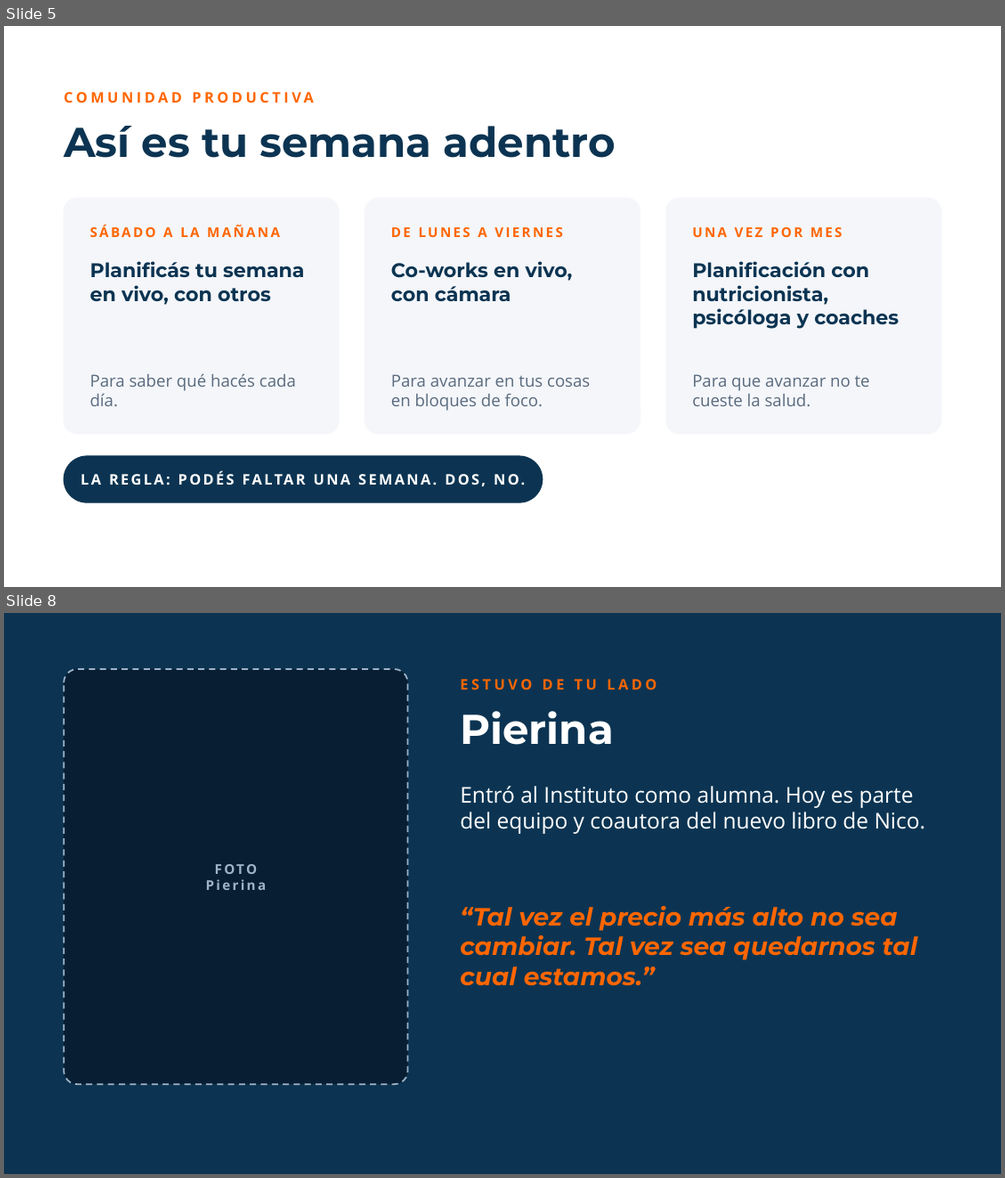
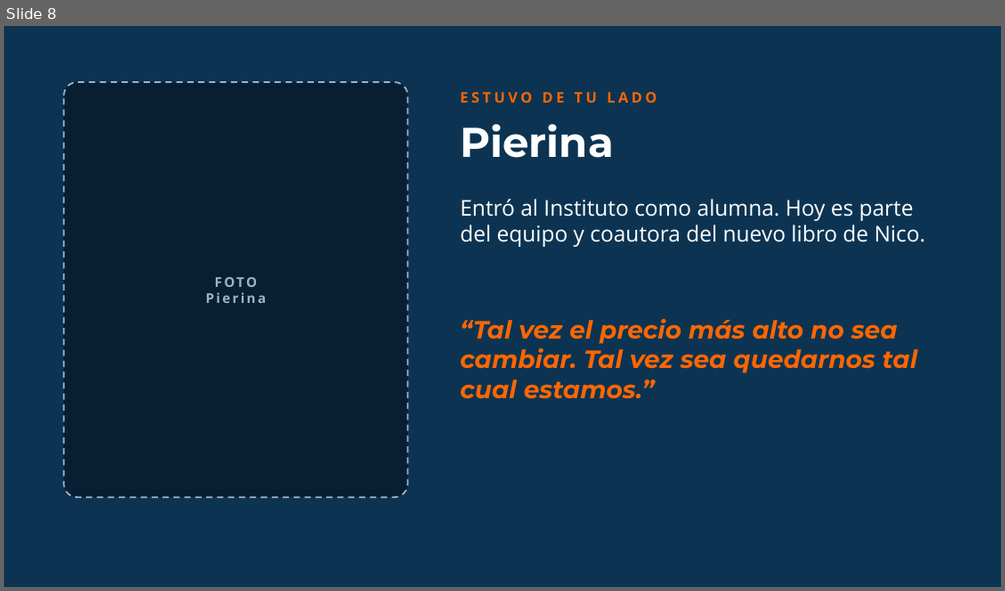
Before and after one commit to rolandopaypal9823/detodo, a slide deck: landing-siempre-on/masterclass-27-octubre/pitch-comunidad-productiva.pptx. Shown one above the other, each under a label of ours: slides 5 and 8 before the commit, slide 8 after it; the slides between them are not shown. The pictures are 1005x1178 and 1005x591 pixels, drawn with LibreOffice and Linux fonts; fonts in the diff are those of the drawing; background and template pictures are left out. Boxes give left, top, right and bottom in pixels: in the first picture for what was removed or moved away, otherwise in the second. Text is boxed around its words. In the diff, an @@ line names an element or a change of style, - is before the commit and + after.

```diff
--- a/landing-siempre-on/masterclass-27-octubre/pitch-comunidad-productiva.pptx
+++ b/landing-siempre-on/masterclass-27-octubre/pitch-comunidad-productiva.pptx
@@ slide 5 removed at [4, 26, 1001, 587], background #FFFFFF @@
@@ text removed at [64, 92, 314, 103] @@
-COMUNIDAD PRODUCTIVA
@@ title removed at [64, 126, 615, 158] @@
-Así es tu semana adentro
@@ rounded rectangle removed at [64, 198, 339, 434] @@
@@ rounded rectangle removed at [365, 198, 640, 434] @@
@@ rounded rectangle removed at [666, 198, 942, 434] @@
@@ text removed at [90, 225, 280, 237] @@
-SÁBADO A LA MAÑANA
@@ text removed at [391, 227, 562, 237] @@
-DE LUNES A VIERNES
@@ text removed at [692, 227, 842, 237] @@
-UNA VEZ POR MES
@@ text removed at [90, 261, 304, 305] @@
-Planificás tu semana en vivo, con otros
@@ text removed at [391, 261, 573, 301] @@
-Co-works en vivo, con cámara
@@ text removed at [692, 261, 898, 329] @@
-Planificación con nutricionista, psicóloga y coaches
@@ text removed at [90, 373, 296, 406] @@
-Para saber qué hacés cada día.
@@ text removed at [391, 374, 590, 410] @@
-Para avanzar en tus cosas en bloques de foco.
@@ text removed at [692, 374, 870, 406] @@
-Para que avanzar no te cueste la salud.
@@ rounded rectangle removed at [64, 456, 542, 502] @@
@@ text removed at [64, 456, 542, 502] @@
-LA REGLA: PODÉS FALTAR UNA SEMANA. DOS, NO.
```
Also in this commit, not shown: 7 slides changed, 8 slides added, 4 other slides removed.
